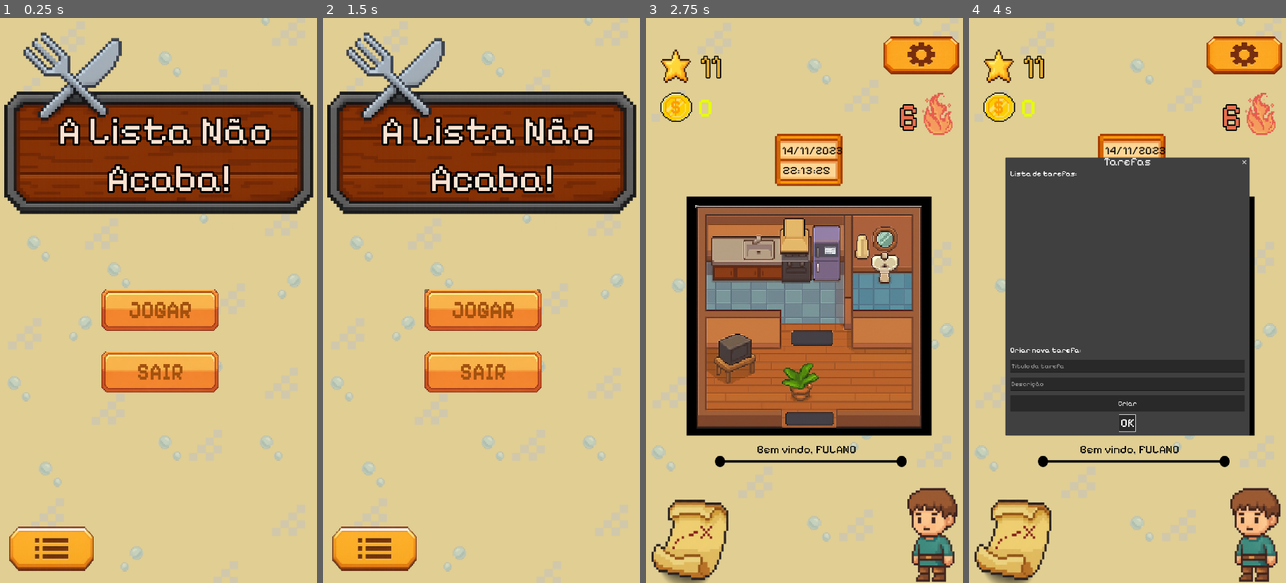
Above: before the commit, frames 1-4 (left to right).
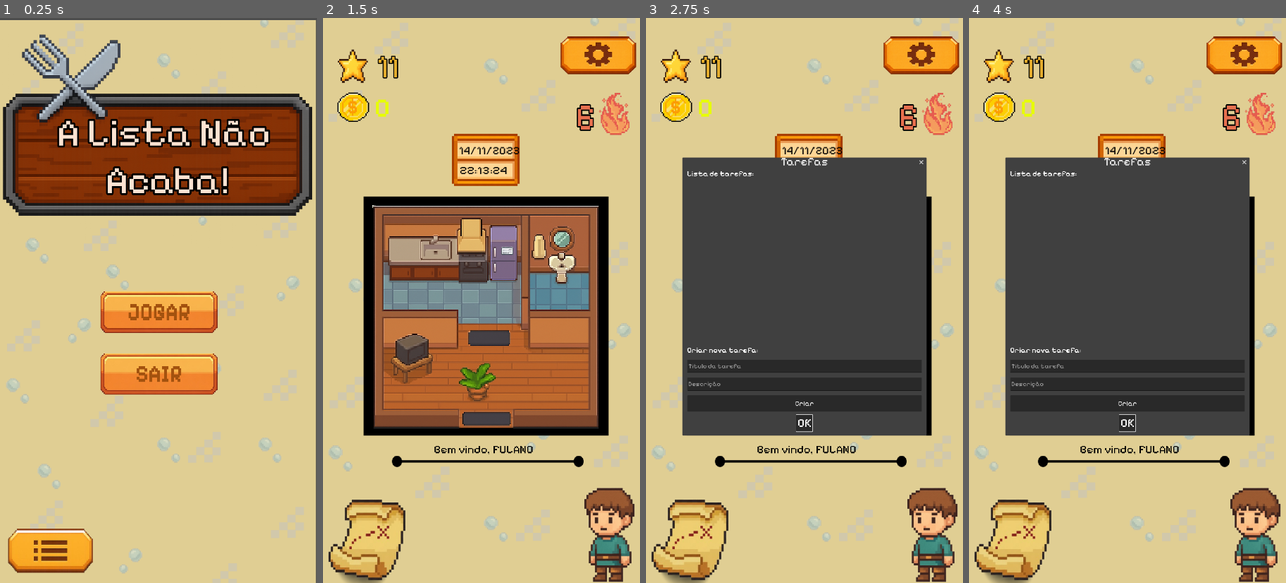
Above: after the commit, the same moments.

Repository: Guga-tab/a-lista-nao-acaba
Game: Godot game, scene res://scenes/title_screen.tscn
The game is run twice, just before and just after one commit, with the same random seed, the same clock (stepped at 60 frames per second) and the same inputs. Sound files missing from this copy of the repository are replaced by a short silence.
Inputs (mouse positions are in pixels of both pictures, inside the frame that each line leads up to; where the layout moved, square brackets give the same spot in the first picture):
- Up to frame 1 (0.25 s): no input
- Up to frame 2 (1.5 s): click (481, 311) [481, 306] at 0.5 s; click (481, 306) at 1.27 s
- Up to frame 3 (2.75 s): click (826, 249) at 2.02 s
- Up to frame 4 (4 s): click (1127, 424) at 2.75 s, where only the run after the commit has a clickable "OK"; click (1149, 249) at 3.5 s

The runs differ from the first frame. In frame 1, 14% of the frame differs, in the area x 0-100%, y 0-100%; in frame 2, 61%, in the area x 1-99%, y 0-100%; in frame 3, 36%; in frame 4, nothing differs.
Error before the commit: Cannot call method 'change_scene_to_file' on a null value. (res://scenes/title_screen.tscn::GDScript_dc4i4:20)

Commit message:
retirado travamento da função await e inicado a tradução do jogo

Diff:
--- /dev/null
+++ b/assets/language/translation.csv
@@ -0,0 +1,6 @@
+KEY,en_US,fr,es,de,it,pt,ru,ja,zh_cn,zh_tw
+PLAY,Play,Jouer,Jugar,Spielen,Gioca,Jogar,Играть,プレイ,开始,開始
+EXIT,Exit,Quitter,Salir,Beenden,Esci,Sair,Выход,終了,退出,退出
+WELCOME,Welcome,Bienvenue,Bienvenido,Willkommen,Benvenuto,Bem-vindo,Добро пожаловать,ようこそ,欢迎,歡迎
+LANGUAGE,Language,Langue,Idioma,Sprache,Lingua,Idioma,Язык,言語,语言,語言
+LANGUAGE_NAME,English,Français,Español,Deutsch,Italiano,Português,Русский,日本語,简体中文,繁體中文
--- a/project.godot
+++ b/project.godot
@@ -41,6 +41,10 @@
 
 theme/custom_font="uid://dncemyjponlf"
 
+[internationalization]
+
+locale/translations=PackedStringArray("res://assets/language/translation.de.translation", "res://assets/language/translation.en_US.translation", "res://assets/language/translation.es.translation", "res://assets/language/translation.fr.translation", "res://assets/language/translation.it.translation", "res://assets/language/translation.ja.translation", "res://assets/language/translation.pt.translation", "res://assets/language/translation.ru.translation", "res://assets/language/translation.zh.translation")
+
 [physics]
 
 2d/default_gravity=987.2349999999996
--- a/scenes/default_button.tscn
+++ b/scenes/default_button.tscn
@@ -39,6 +39,5 @@
 theme_override_colors/font_outline_color = Color(0, 0, 0, 1)
 theme_override_fonts/font = ExtResource("2_3q610")
 theme_override_font_sizes/font_size = 192
-text = "..."
 horizontal_alignment = 1
 vertical_alignment = 1
--- a/scenes/title_screen.tscn
+++ b/scenes/title_screen.tscn
@@ -24,26 +24,26 @@
 
 func _on_play_button_pressed() -> void:
 	click_sound.play()
-	await click_sound.finished
+	#await click_sound.finished
 	print(\"Botão JOGAR clicado!\")
 	get_tree().change_scene_to_file(\"res://scenes/home.tscn\")
 
 func _on_exit_button_pressed() -> void:
 	click_sound.play()
-	await click_sound.finished
+	#await click_sound.finished
 	print(\"Botão SAIR clicado!\")
 	get_tree().quit()
 
 
 func _on_config_button_pressed() -> void:
 	click_sound.play()
-	await click_sound.finished
+	#await click_sound.finished
 	var pop_up = PopUp.instantiate()
 	add_child(pop_up)
 
 func _on_config_exit_pressed() -> void:
 	click_sound.play()
-	await click_sound.finished
+	#await click_sound.finished
 	get_tree().change_scene_to_file(\"res://scenes/title_screen.tscn\")
 "
 
@@ -61,6 +61,10 @@
 anchors_preset = 15
 anchor_right = 1.0
 anchor_bottom = 1.0
+offset_left = -4.0
+offset_top = 7.0
+offset_right = -4.0
+offset_bottom = 7.0
 grow_horizontal = 2
 grow_vertical = 2
 size_flags_horizontal = 4
@@ -109,9 +113,11 @@
 
 [node name="PlayButton" parent="VBoxContainer" unique_id=137207077 instance=ExtResource("4_3yumr")]
 layout_mode = 2
+text = "ASDFSADSADDSA"
 
 [node name="ExitButton" parent="VBoxContainer" unique_id=102119678 instance=ExtResource("4_3yumr")]
 layout_mode = 2
+text = "EXIT"
 
 [node name="ConfigButton" parent="." unique_id=624023024 instance=ExtResource("5_dc4i4")]
 layout_mode = 1
--- a/scripts/title_screen.gd
+++ b/scripts/title_screen.gd
@@ -10,7 +10,7 @@
 
 func _ready():
 	#insert text in buttons
-	button_play_label.text = "JOGAR"
+	button_play_label.text = "JOGOR"
 	button_exit_label.text = "SAIR"
 
 func _on_play_button_pressed() -> void:
--- a/scripts/user_service.gd
+++ b/scripts/user_service.gd
@@ -7,7 +7,6 @@
 var avatar_id: int = -1
 
 func _ready():
-	add_child(Database)
 	load_or_create_user()
 
 func load_or_create_user():
Not shown, added: assets/language/translation.csv.import
